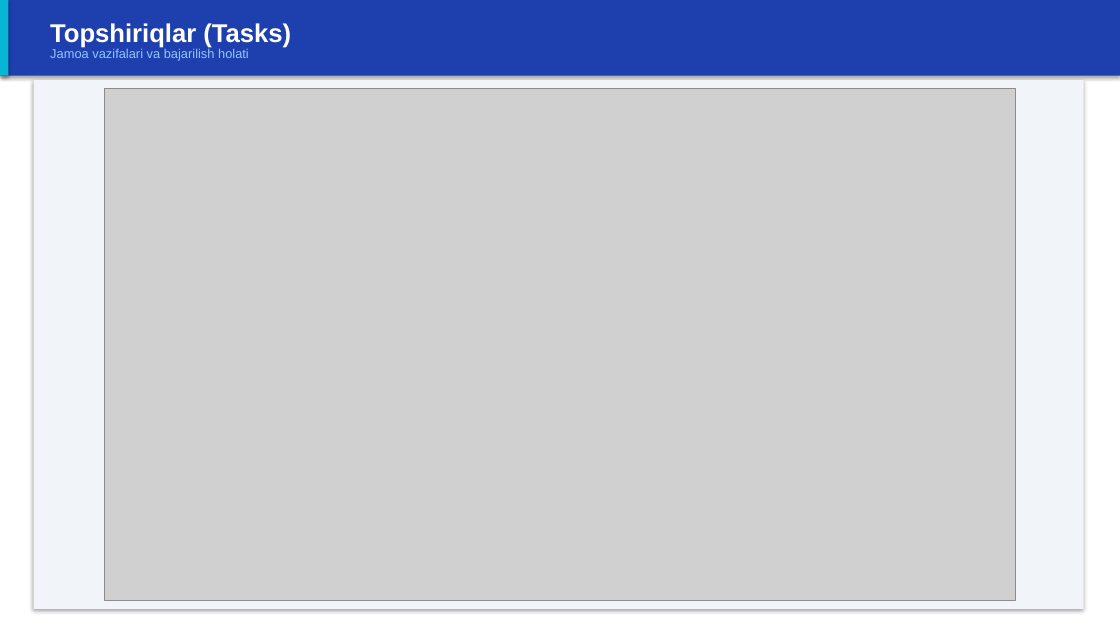
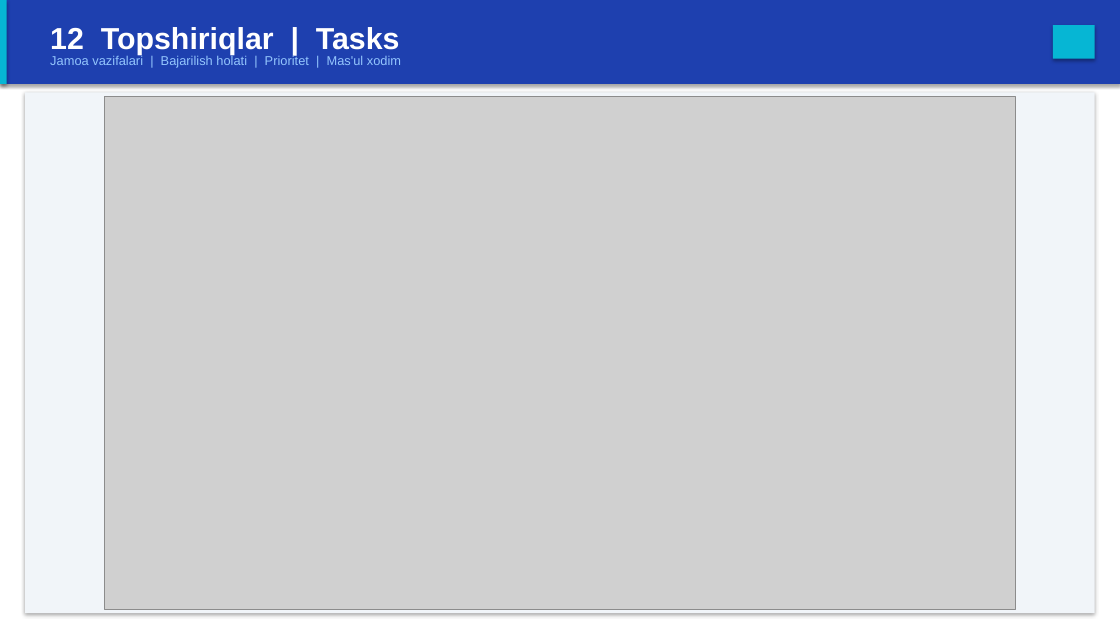
Before and after one commit to AI-automatization/Pos-cosmetics, a slide deck: slide 19 of docs/RAOS_Admin_Panel_Guide.pptx (slide 33 before the commit). Drawn at 1120x630 pixels with LibreOffice and Linux fonts; fonts in the diff are those of the drawing; grey boxes stand for pictures. Boxes give left, top, right and bottom in pixels: in the first picture for what was removed or moved away, otherwise in the second. Text is boxed around its words. In the diff, an @@ line names an element or a change of style, - is before the commit and + after.

```diff
--- a/docs/RAOS_Admin_Panel_Guide.pptx
+++ b/docs/RAOS_Admin_Panel_Guide.pptx
@@ rectangle: place and size @@
-rectangle at (0, 0, 1120, 76)
+rectangle at (0, 0, 1120, 84)
@@ rectangle: place and size @@
-rectangle at (0, 0, 8, 76)
+rectangle at (0, 0, 7, 84)
@@ text at (50, 27, 400, 55): text changed; size 22 to 26 pt @@
-Topshiriqlar (Tasks)
+12 Topshiriqlar | Tasks
@@ rectangle added at (1053, 25, 1095, 59), fill #06B6D4 @@
@@ text at (50, 55, 401, 68): text changed @@
-Jamoa vazifalari va bajarilish holati
+Jamoa vazifalari | Bajarilish holati | Prioritet | Mas'ul xodim
@@ rectangle: place and size @@
-rectangle at (34, 80, 1084, 609)
+rectangle at (25, 92, 1095, 613)
@@ picture: place and size @@
-picture at (104, 88, 1015, 601)
+picture at (104, 97, 1015, 609)
```
Also in this commit, not shown: 13 other slides changed, 13 slides added, 25 slides removed, 44 other files.
